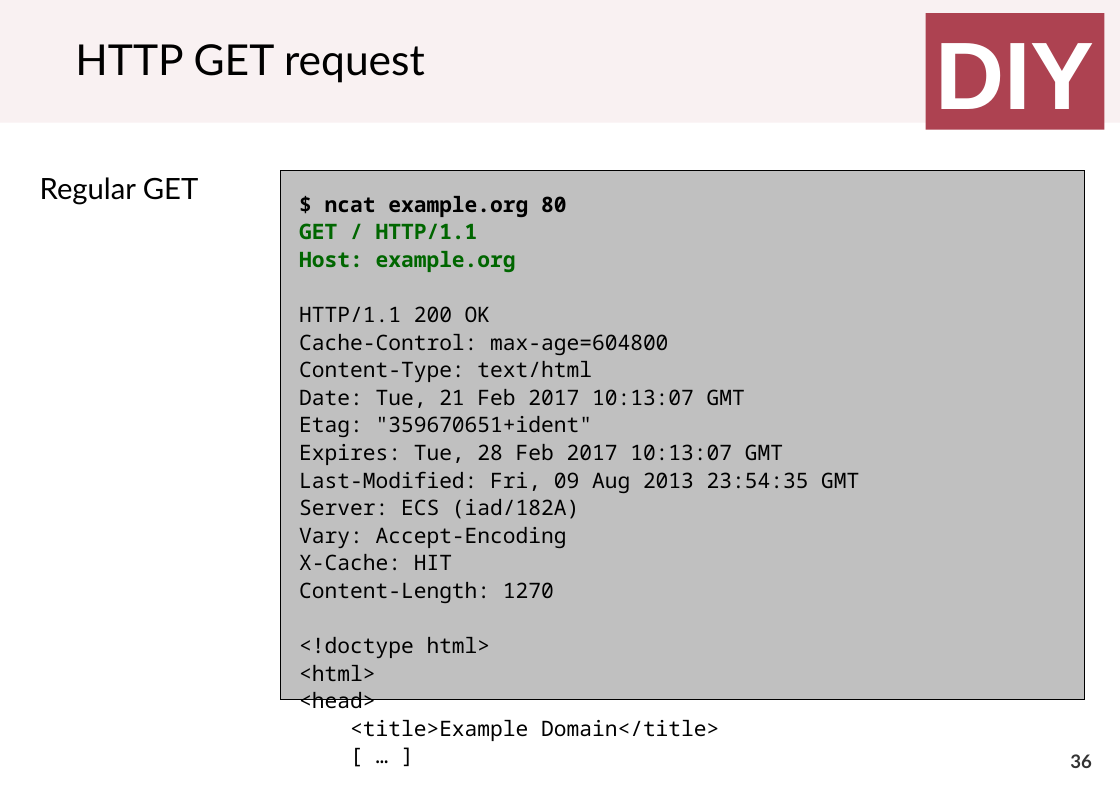
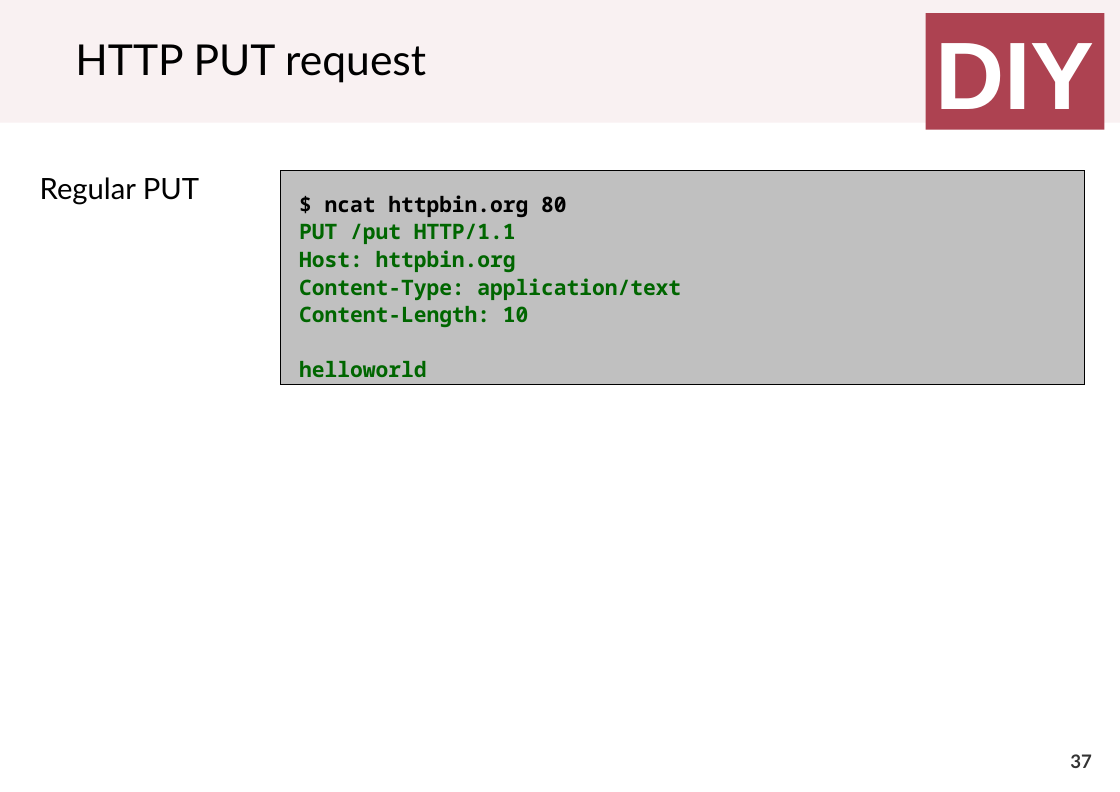
Before and after one commit to cletomartin/redes1, a slide deck: slide 37 of slides/application.odp (slide 36 before the commit). Drawn at 1120x792 pixels with LibreOffice and Linux fonts; fonts in the diff are those of the drawing. Boxes give left, top, right and bottom in pixels: in the first picture for what was removed or moved away, otherwise in the second. Text is boxed around its words. In the diff, an @@ line names an element or a change of style, - is before the commit and + after.

```diff
--- a/slides/application.odp
+++ b/slides/application.odp
@@ title at [75, 44, 426, 83]: text changed @@
-HTTP GET request
+HTTP PUT request
@@ text at [40, 177, 199, 205]: text changed @@
-Regular GET
+Regular PUT
@@ rectangle removed at [281, 171, 1086, 700] @@
-$ ncat example.org 80
-GET / HTTP/1.1
-Host: example.org
-HTTP/1.1 200 OK
-Cache-Control: max-age=604800
-Content-Type: text/html
-Date: Tue, 21 Feb 2017 10:13:07 GMT
-Etag: "359670651+ident"
-Expires: Tue, 28 Feb 2017 10:13:07 GMT
-Last-Modified: Fri, 09 Aug 2013 23:54:35 GMT
-Server: ECS (iad/182A)
-Vary: Accept-Encoding
-X-Cache: HIT
-Content-Length: 1270
-<!doctype html>
-<html>
-<head>
-<title>Example Domain</title>
-[ … ]
@@ rectangle added at [281, 171, 1086, 384], fill #C0C0C0, outline #000000 0 pt, 16 pt, text #006600, bold @@
+$ ncat httpbin.org 80
+PUT /put HTTP/1.1
+Host: httpbin.org
+Content-Type: application/text
+Content-Length: 10
+helloworld
@@ page number at [1070, 754, 1092, 768]: text changed @@
-36
+37
```
Also in this commit, not shown: 6 other slides changed, 1 slide added, 1 other file.
